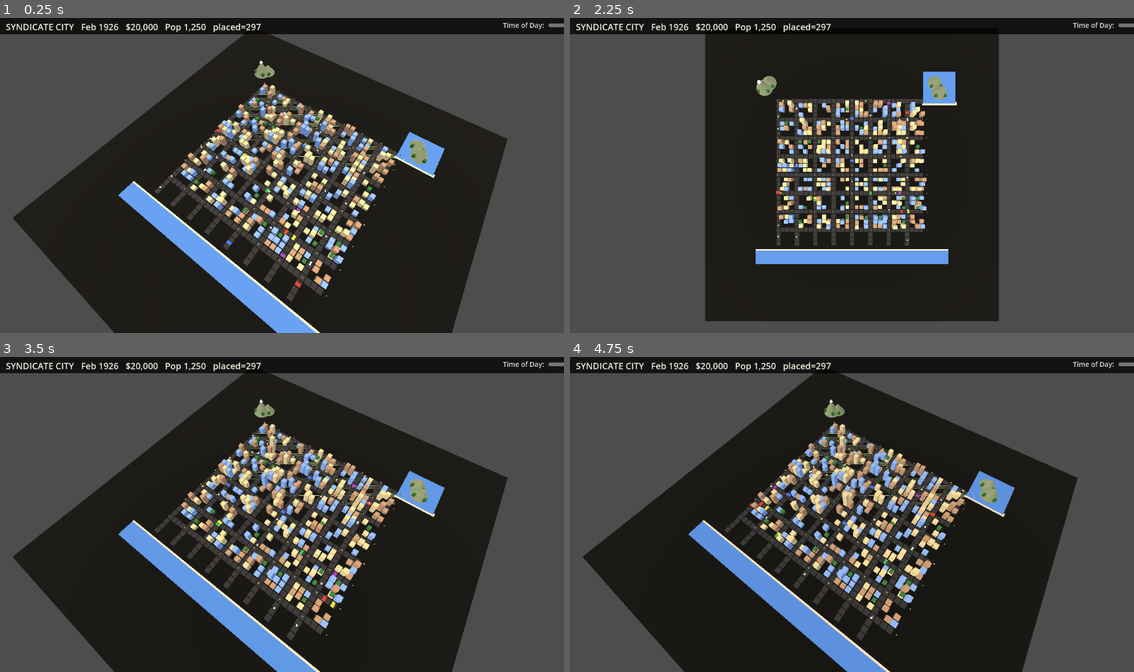
Above: before the commit, frames 1-4 (two rows, left to right).
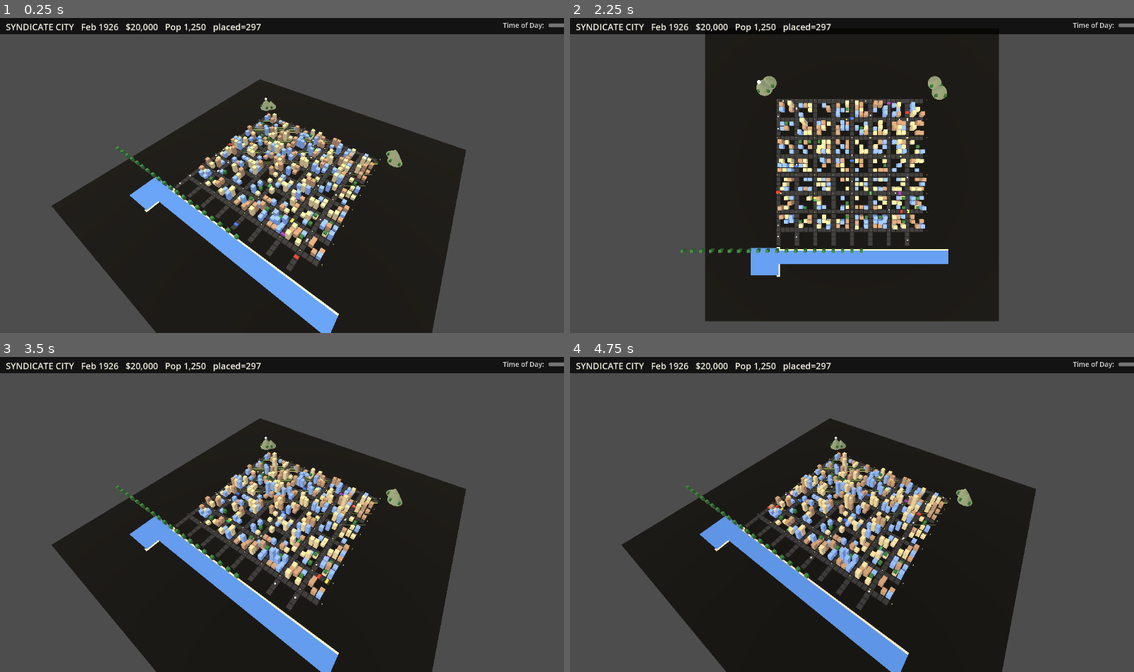
Above: after the commit, the same moments.

Repository: Fedgerick/syndicatecity-2d
Game: Godot game, scene res://main.tscn
Same seed, same stepped clock (60 frames per second), same inputs: the game is played once before the commit and once after it.
Inputs (mouse positions are in pixels of both pictures, inside the frame that each line leads up to):
- Up to frame 1 (0.25 s): no input
- Up to frame 2 (2.25 s): tap Enter at 0.5 s; move the mouse to (976, 159) at 0.52 s; tap T at 0.6, 1.35, 2.1 s; click (976, 159) at 0.67 s; tap Space at 1.25 s; move the mouse to (739, 191) at 1.27 s; click (739, 191) at 1.42 s; move the mouse to (908, 106) at 2.02 s; click (908, 106) at 2.17 s
- Up to frame 3 (3.5 s): tap Enter at 2.75 s; move the mouse to (253, 577) at 2.77 s; tap T at 2.85 s; click (253, 577) at 2.92 s
- Up to frame 4 (4.75 s): move the mouse to (1021, 561) at 3.52 s; tap T at 3.6, 4.35 s; click (1021, 561) at 3.67 s; tap Space at 4.25 s; move the mouse to (682, 467) at 4.27 s; click (682, 467) at 4.42 s

The runs differ from the first frame. In frame 1, 34% of the frame differs, in the area x 2-90%, y 5-100%; in frame 2, 0.9%; in frame 3, 34%; in frame 4, 34%.

Commit message:
city: pond relocated to lower-left, riverbank tree-line, brighter grass, less steep camera
- Pond now in lower-left away from hills
- Tree-line along south river bank (city-water boundary)
- Grass green Color(0.50, 0.62, 0.32), more natural
- Camera pitch -65->-50 (less steep), dist 75->90 (better framing)
- Ambient 0.6->0.55 (night) / 0.8->0.9 (day)

Diff:
--- a/main.gd
+++ b/main.gd
@@ -18,9 +18,9 @@
 var lamps: Array[MeshInstance3D] = []
 var buildings_root: Node3D
 var placed_buildings: Array[Vector3i] = []  # (x, z, color_index)
-var cam_pitch := -65.0
+var cam_pitch := -50.0
 var cam_yaw := 35.0
-var cam_dist := 75.0
+var cam_dist := 90.0
 var cam_topdown := false
 var hover_cell := Vector2i(-1, -1)
 
@@ -163,7 +163,7 @@
 	pmesh.size = Vector2(GRID * CELL, GRID * CELL)
 	plane.mesh = pmesh
 	var pmat := StandardMaterial3D.new()
-	pmat.albedo_color = Color(0.55, 0.65, 0.40)
+	pmat.albedo_color = Color(0.50, 0.62, 0.32)
 	plane.material_override = pmat
 	# giant collision box so raycasts hit
 	plane.add_child(_make_box(
@@ -187,16 +187,24 @@
 		Vector3(GRID * CELL + 20, 0.04, 1.2),
 		Vector3(0, river_y - 0.01, HALF + 1.0),
 		Color(0.85, 0.80, 0.65)))
-	# Pond: 14x14 lake in upper-right corner (avoids hills)
+	# Pond: 12x12 blue tile in the lower-LEFT (away from hills)
 	add_child(_make_box(
-		Vector3(14.0, 0.04, 14.0),
-		Vector3(_wx(GRID * CELL + 3 * CELL), river_y, _wz(-3 * CELL)),
+		Vector3(12.0, 0.04, 12.0),
+		Vector3(_wx(-3 * CELL), river_y, _wz(GRID * CELL + 3 * CELL)),
 		Color(0.30, 0.50, 0.78)))
-	# Beach around pond (south edge - lighter sand)
+	# Beach on the east side of pond
 	add_child(_make_box(
-		Vector3(15.0, 0.04, 1.5),
-		Vector3(_wx(GRID * CELL + 3 * CELL), river_y - 0.01, _wz(-3 * CELL) + 7),
+		Vector3(1.5, 0.04, 13.0),
+		Vector3(_wx(-3 * CELL) + 6, river_y - 0.01, _wz(GRID * CELL + 3 * CELL)),
 		Color(0.85, 0.80, 0.65)))
+	# Tree-line along river bank (north shore, between city and water)
+	for x in range(-int(GRID / 2 + 4), int(GRID / 2 + 4), 2):
+		add_child(_make_box(Vector3(0.4, 1.0, 0.4),
+			Vector3(_wx(x * CELL), 0.5, HALF + 0.5),
+			Color(0.45, 0.30, 0.20)))
+		add_child(_make_box(Vector3(1.2, 1.5, 1.2),
+			Vector3(_wx(x * CELL), 1.75, HALF + 0.5),
+			Color(0.20, 0.45, 0.20)))
 
 
 func _build_trees() -> void:
@@ -329,7 +337,7 @@
 	var is_day := sun_height > 0.0
 	sun.light_energy = max(sun_height * 1.2, 0.0)
 	sun.light_color = Color(1.0, lerpf(0.6, 0.95, is_day as float), lerpf(0.4, 0.85, is_day as float))
-	env.ambient_light_energy = lerpf(0.35, 0.8, is_day as float)
+	env.ambient_light_energy = lerpf(0.55, 0.9, is_day as float)
 	env.ambient_light_color = Color(0.85, 0.85, 0.95)
 	if is_day:
 		env.background_mode = Environment.BG_SKY
Binary file added: screenshots/playtest/fix5_iso.png
Binary file added: screenshots/playtest/fix6_iso.png
